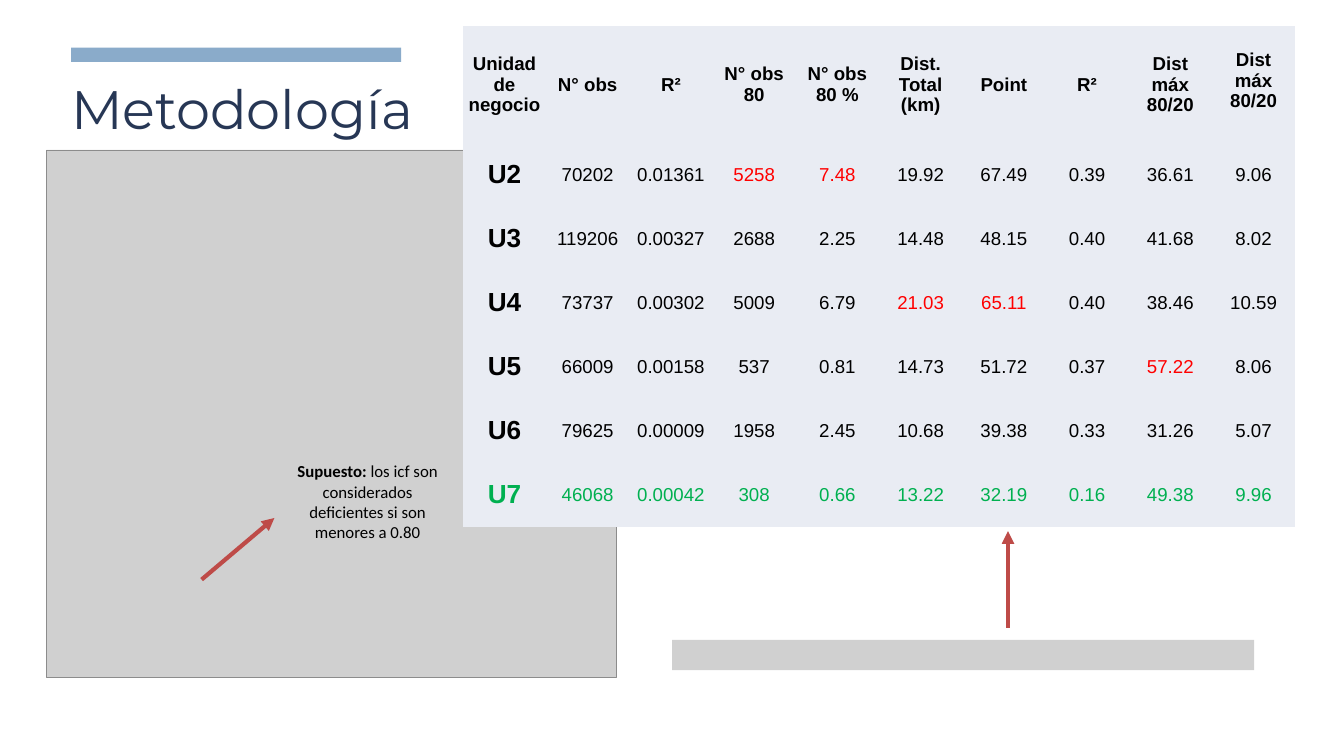
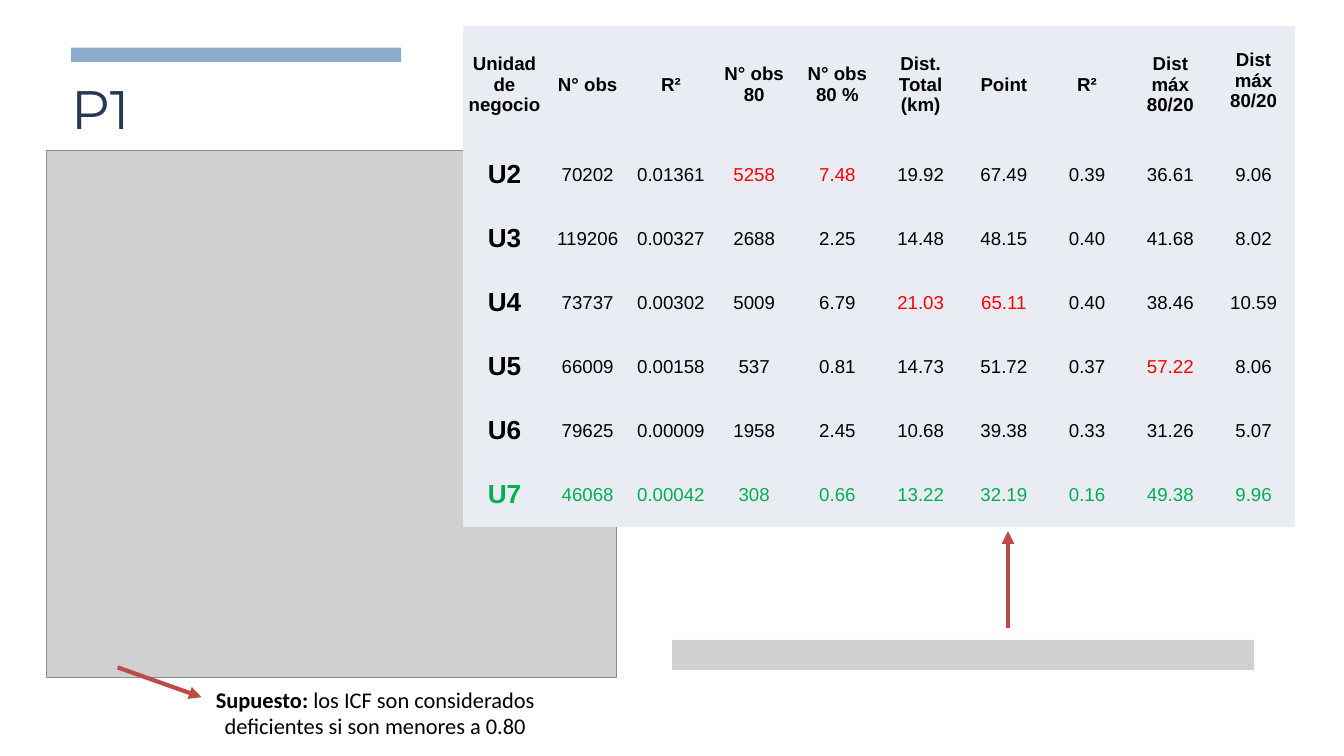
Before and after one commit to dtellogaete/bus_, a slide deck: slide 2 of Bus.pptx. Drawn at 1344x756 pixels with LibreOffice and Linux fonts; fonts in the diff are those of the drawing; grey boxes stand for pictures. Boxes give left, top, right and bottom in pixels: in the first picture for what was removed or moved away, otherwise in the second. Text is boxed around its words. In the diff, an @@ line names an element or a change of style, - is before the commit and + after.

```diff
--- a/Bus.pptx
+++ b/Bus.pptx
@@ text at (71, 91, 129, 129): text changed @@
-Metodología
+P1
@@ arrow moved from (202, 579) - (274, 518) to (118, 667) - (202, 698) @@
@@ text at (216, 692, 534, 734): text changed; size 18 to 24 pt @@
-Supuesto: los icf son considerados deficientes si son menores a 0.80
+Supuesto: los ICF son considerados deficientes si son menores a 0.80
```
Also in this commit, not shown: 1 other slide changed, 4 slides added, 10 other files.
